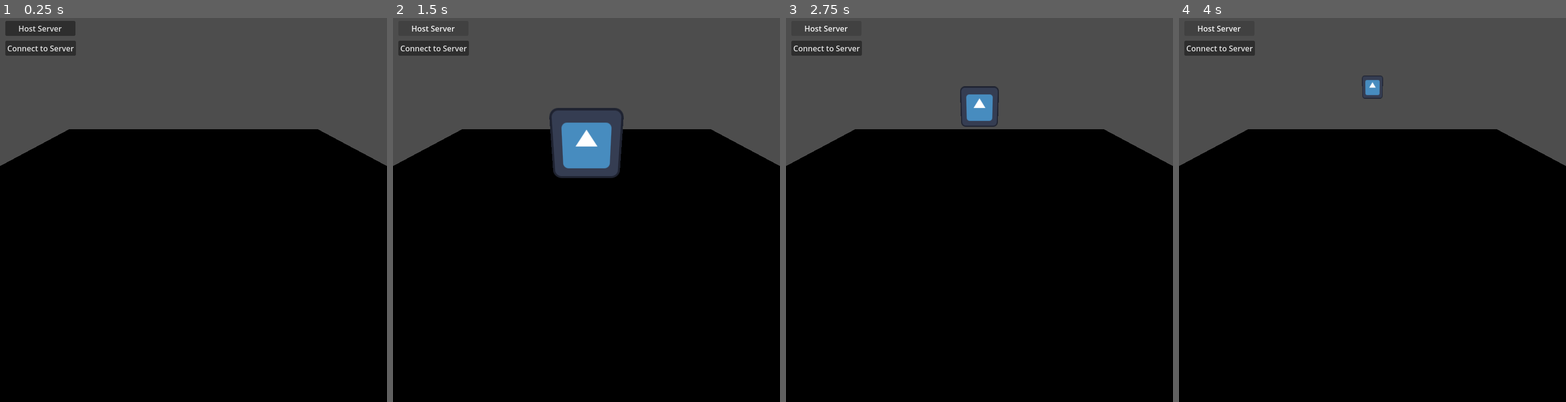
Above: before the commit, frames 1-4 (left to right).
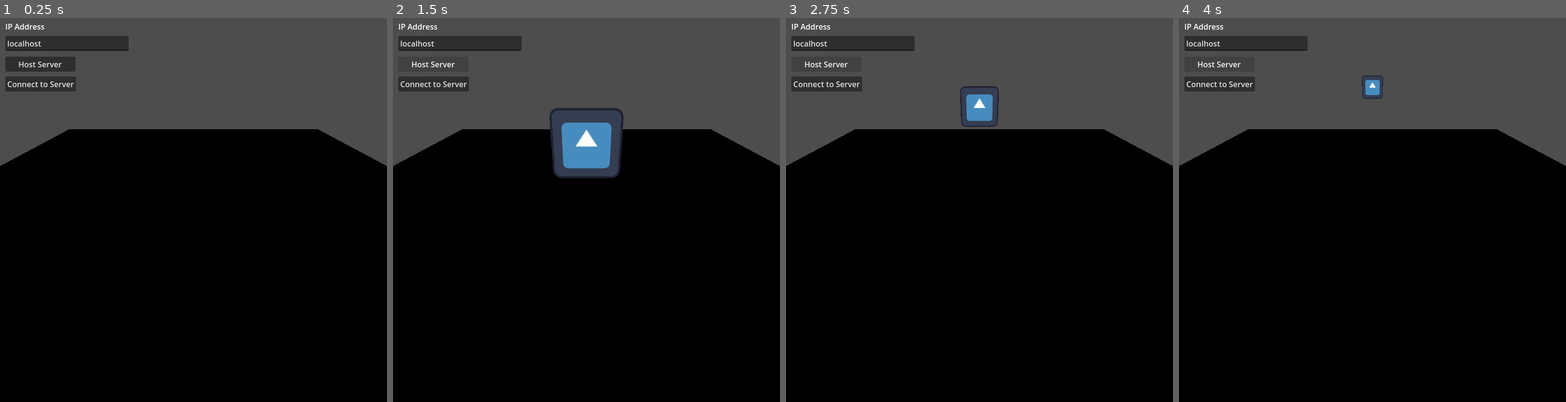
Above: after the commit, the same moments.

Repository: code807/godot-multiplayer-bug-demo
Game: Godot game, scene res://Main.tscn
Two runs of this game, one before a commit and one after it. Both use one fixed random seed, a clock stepped at 60 frames per second and the inputs below. The engine's default icon, where the game draws it, is replaced by a stand-in: a white triangle on a blue panel in a dark square.
Inputs:
- Up to frame 1 (0.25 s): no input
- Up to frame 2 (1.5 s): click "Connect to Server" at 0.5 s; click "Host Server" at 1.25 s
- Up to frame 3 (2.75 s): tap Enter at 2 s; hold Up (up) from 2.03 s (still down)
- Up to frame 4 (4 s): keep holding Up (up)

The runs differ from the first frame. In frame 1, 3.2% of the frame differs, in the area x 1-34%, y 0-20%; in frame 2, 2.0%; in frame 3, 2.0%; in frame 4, 2.0%.

Commit message:
add readme

Diff:
--- a/Main.gd
+++ b/Main.gd
@@ -1,8 +1,8 @@
 extends Node3D
 
+var peer = ENetMultiplayerPeer.new()
 var player_scene = preload("res://PlayerScene.tscn")
-
-var peer = ENetMultiplayerPeer.new()
+@onready var ip_input = $"HUD/Server Controls/LineEdit"
 @onready var playerspawner: MultiplayerSpawner = $MultiplayerSpawner
 
 func start_server():
@@ -11,7 +11,7 @@
 	var newplayer = spawn_player()
 
 func connect_to_server():
-	peer.create_client("localhost", 8613)
+	peer.create_client(ip_input.text, 8613)
 	multiplayer.multiplayer_peer = peer
 	Input.mouse_mode = Input.MOUSE_MODE_CAPTURED
 
--- a/Main.tscn
+++ b/Main.tscn
@@ -18,26 +18,42 @@
 anchors_preset = 15
 anchor_right = 1.0
 anchor_bottom = 1.0
+offset_top = 43.0
+offset_bottom = 43.0
 grow_horizontal = 2
 grow_vertical = 2
 
 [node name="Host Server" type="Button" parent="HUD/Server Controls"]
 layout_mode = 0
 offset_left = 11.0
-offset_top = 12.0
+offset_top = 43.0
 offset_right = 156.0
-offset_bottom = 43.0
+offset_bottom = 74.0
 focus_mode = 0
 text = "Host Server"
 
 [node name="Connect to Server" type="Button" parent="HUD/Server Controls"]
 layout_mode = 0
 offset_left = 11.0
-offset_top = 53.0
-offset_right = 156.0
-offset_bottom = 84.0
+offset_top = 84.0
+offset_right = 157.0
+offset_bottom = 115.0
 focus_mode = 0
 text = "Connect to Server"
+
+[node name="LineEdit" type="LineEdit" parent="HUD/Server Controls"]
+offset_left = 11.0
+offset_right = 266.0
+offset_bottom = 31.0
+text = "localhost"
+expand_to_text_length = true
+
+[node name="Label" type="Label" parent="HUD/Server Controls"]
+offset_left = 11.0
+offset_top = -31.0
+offset_right = 93.0
+offset_bottom = -8.0
+text = "IP Address"
 
 [node name="Camera3D" type="Camera3D" parent="."]
 transform = Transform3D(1, 0, 0, 0, 0.866025, 0.5, 0, -0.5, 0.866025, 0, 3, 7)
--- a/player.gd
+++ b/player.gd
@@ -12,6 +12,7 @@
 
 		velocity.x = input_vector.x * MOVE_SPEED
 		velocity.z = input_vector.y * MOVE_SPEED
+
 		move_and_slide()
 
 		#position.x += input_vector.x * MOVE_SPEED * delta
Not shown, added: README.md
